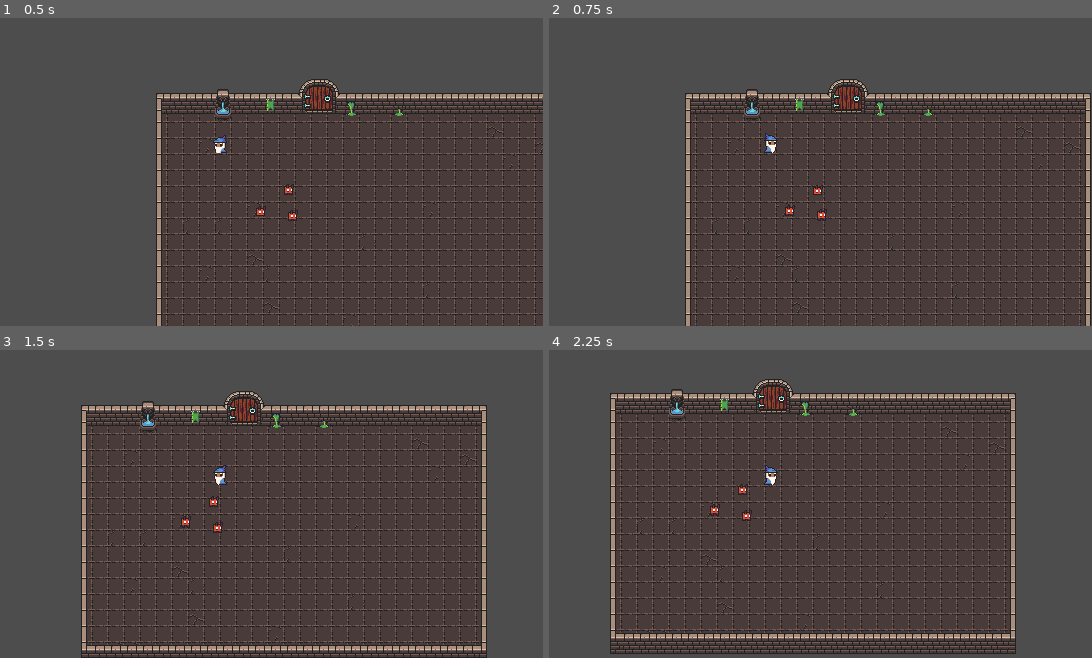
Above: before the commit, frames 1-4 (two rows, left to right).
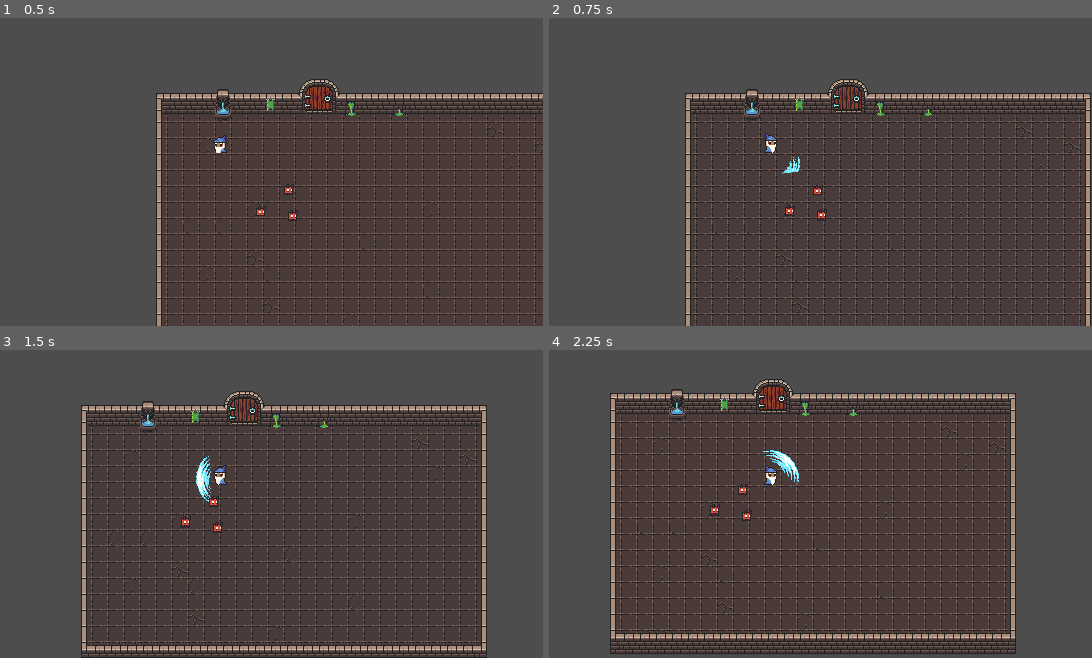
Above: after the commit, the same moments.

Repository: bloyot/arena-roguelike-prototype
Game: Godot game, scene res://scenes/test.tscn
Same seed, same stepped clock (60 frames per second), same inputs: the game is played once before the commit and once after it.
Inputs (mouse positions are in pixels of both pictures, inside the frame that each line leads up to):
- Up to frame 1 (0.5 s): no input
- Up to frame 2 (0.75 s): tap Enter at 0.5 s; move the mouse to (912, 128) at 0.52 s; hold D (move_right) from 0.53 s (still down); click (912, 128) at 0.6 s
- Up to frame 3 (1.5 s): move the mouse to (92, 494) at 1.27 s; release D (move_right) at 1.28 s; hold S (move_down) from 1.28 s (still down); click (92, 494) at 1.35 s
- Up to frame 4 (2.25 s): move the mouse to (836, 399) at 2.02 s; release S (move_down) at 2.03 s; hold D (move_right) from 2.03 s (still down); click (836, 399) at 2.1 s

Frame 1 is identical in both runs. In frame 2, less than 0.1% of the frame differs, in the area x 42-47%, y 45-51%; in frame 3, 0.2%; in frame 4, 0.2%, in the area x 39-47%, y 32-44%.
Error before the commit: Attempt to call function 'try_activate_ability' in base 'null instance' on a null instance. (res://scripts/ability/ability_system.gd:11)

Commit message:
fixing ability scene location

Diff:
--- a/scenes/player/player.tscn
+++ b/scenes/player/player.tscn
@@ -2,7 +2,7 @@
 
 [ext_resource type="SpriteFrames" uid="uid://tfxm0g443rlu" path="res://assets/character/wizard/wizard_sprites.tres" id="1_3vyb7"]
 [ext_resource type="Script" uid="uid://d15au6qjch55y" path="res://scripts/player.gd" id="1_dovo2"]
-[ext_resource type="PackedScene" uid="uid://d3ja0lm6yame3" path="res://ability/SlashAbility.tscn" id="3_gmlin"]
+[ext_resource type="PackedScene" uid="uid://cbnvpfqvuiyeo" path="res://scenes/ability/SlashAbility.tscn" id="3_gmlin"]
 [ext_resource type="Script" uid="uid://b7fbvjtv7pwhe" path="res://scripts/ability/ability_system.gd" id="3_lvxji"]
 
 [sub_resource type="CapsuleShape2D" id="CapsuleShape2D_dovo2"]
